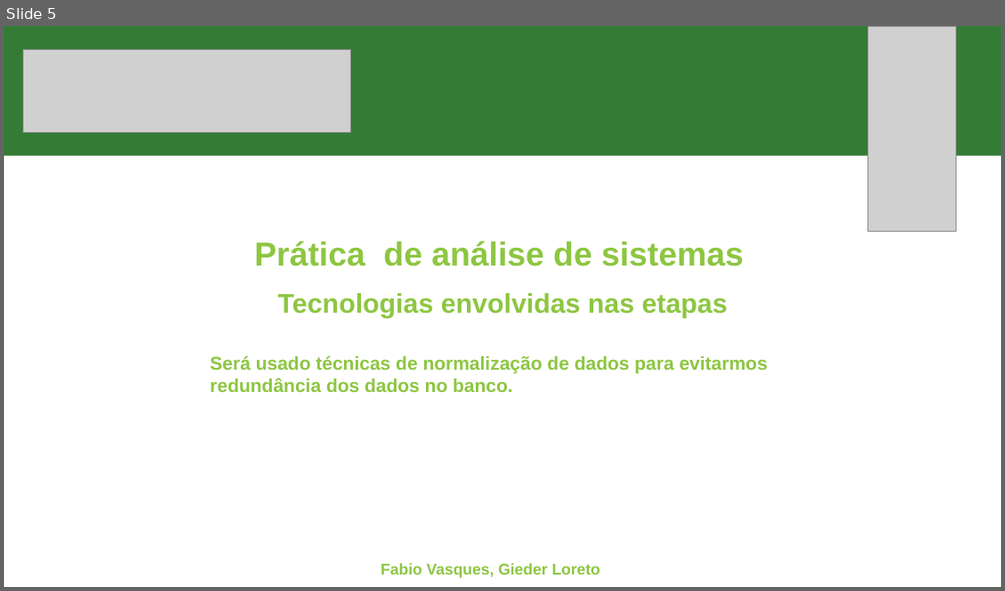
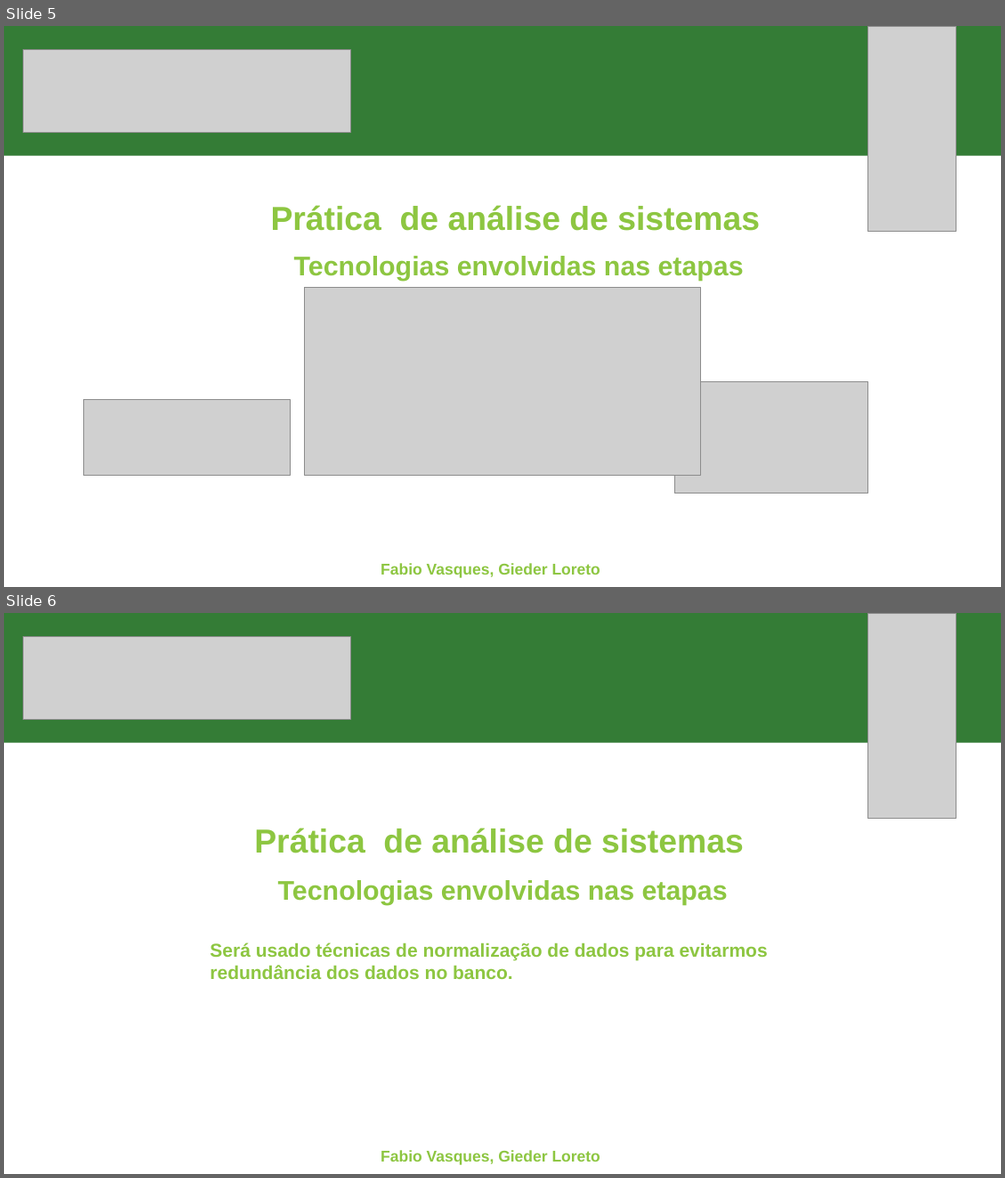
Before and after one commit to fabioportovasques/projeto-sus, a slide deck: primeira entrega.pptx. Shown one above the other, each under a label of ours: slide 5 before the commit, slides 5 and 6 after it. The pictures are 1005x591 and 1005x1178 pixels, drawn with LibreOffice and Linux fonts; fonts in the diff are those of the drawing; grey boxes stand for pictures. Boxes give left, top, right and bottom in pixels: in the first picture for what was removed or moved away, otherwise in the second. Text is boxed around its words. In the diff, an @@ line names an element or a change of style, - is before the commit and + after.

```diff
--- a/primeira entrega.pptx
+++ b/primeira entrega.pptx
@@ slide 5 added at bbox=[4, 26, 1001, 587], background #FFFFFF @@
@@ rectangle added at bbox=[4, 26, 1001, 156], fill #347C36 @@
@@ picture added at bbox=[24, 49, 351, 132] @@
@@ picture added at bbox=[867, 26, 956, 231] @@
@@ text added at bbox=[271, 205, 760, 231], 32 pt, text #8DC641, bold @@
+Prática de análise de sistemas
@@ text added at bbox=[294, 256, 744, 281], 26 pt, text #8DC641, bold @@
+Tecnologias envolvidas nas etapas
@@ picture added at bbox=[305, 287, 700, 475] @@
@@ picture added at bbox=[83, 399, 290, 475] @@
@@ picture added at bbox=[675, 381, 867, 493] @@
@@ text added at bbox=[380, 563, 600, 578], 15 pt, text #8DC641, bold @@
+Fabio Vasques, Gieder Loreto
@@ what was slide 5 is now slide 6 @@
```
Also in this commit, not shown: 6 slides changed, 1 other file.
